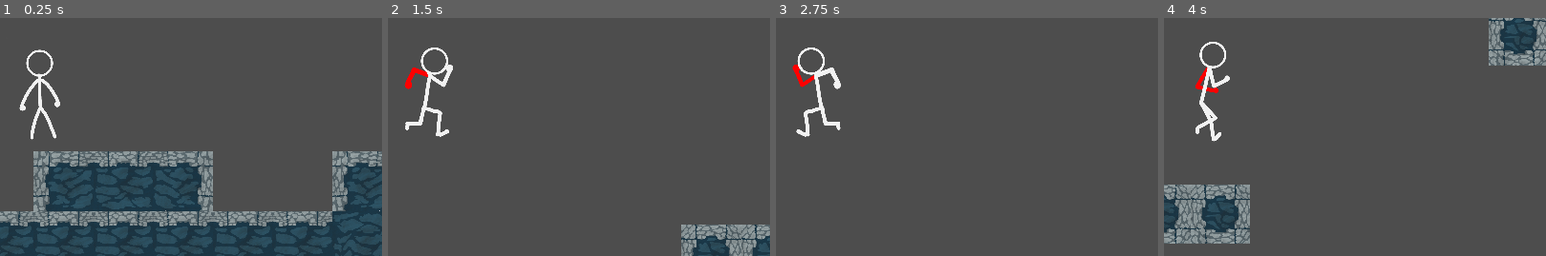
Above: before the commit, frames 1-4 (left to right).
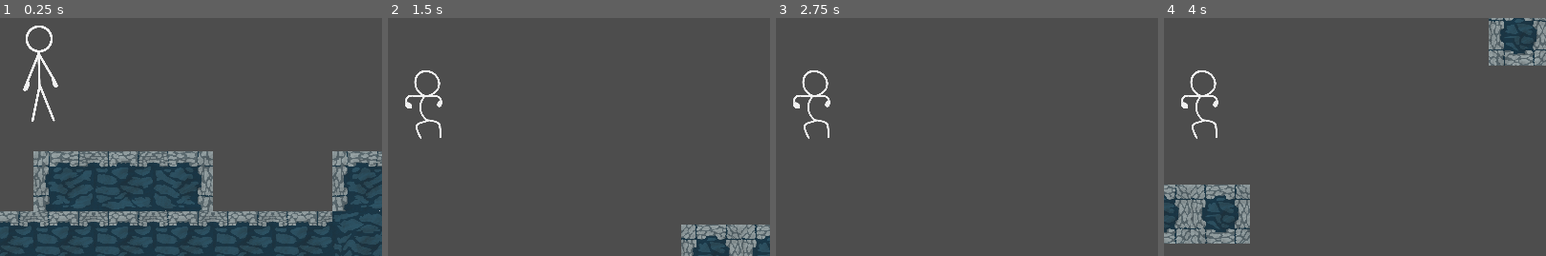
Above: after the commit, the same moments.

Repository: sidsenthilexe/baneful-duality
Game: Godot game, scene res://main/main.tscn
Two runs of this game, one before a commit and one after it. Both use one fixed random seed, a clock stepped at 60 frames per second and the inputs below.
Inputs:
- Up to frame 1 (0.25 s): no input
- Up to frame 2 (1.5 s): hold Right (move_right) from 0.53 s (still down); tap Up (move_up) at 0.6, 0.77, 1.07, 1.35 s
- Up to frame 3 (2.75 s): tap Up (move_up) at 1.52, 1.82, 2.1 s; release Right (move_right) at 2.03 s; hold Left (move_left) from 2.03 s (still down)
- Up to frame 4 (4 s): release Left (move_left) at 2.78 s; hold Right (move_right) from 2.78 s (still down); tap Up (move_up) at 2.85, 3.02, 3.32, 3.6, 3.77 s
The pictures show only the part of the screen within x 44-94%, y 42-92%; the shares and areas given below are measured in that part.

The runs differ from the first frame. In frame 1, 1.4% of the frame differs, in the area x 5-16%, y 3-52%; in frame 2, 1.4%; in frame 3, 1.4%, in the area x 4-17%, y 12-51%; in frame 4, 1.4%.

Commit message:
Add jumping animation

Diff:
--- a/baneful-duality/player/player.gd
+++ b/baneful-duality/player/player.gd
@@ -28,6 +28,7 @@
 	if Input.is_action_just_pressed("move_up") and is_on_floor():
 		velocity.y = JUMP_VELOCITY
 		move_array.append("2")
+		player_animations.play("jumping")
 	if Input.is_action_just_pressed("move_up") and not is_on_floor() and double_jump_count == 0:
 		double_jump_count += 1
 		velocity.y = JUMP_VELOCITY
@@ -46,7 +47,6 @@
 		move_array.append("-1")
 	else:
 		velocity.x = move_toward(velocity.x, 0, SPEED)
-		player_animations.play("idle")
 	if possession_chances > 9900 and possession_chances < 9975:
 		for e in last_moves_array:
 			if e == "1":
@@ -60,4 +60,8 @@
 		move_array.clear()
 		last_moves_array.clear()
 
+	if not is_on_floor():
+		player_animations.play("jumping")
+	if is_on_floor() and velocity.x == 0:
+		player_animations.play("idle")
 	move_and_slide()
--- a/baneful-duality/player/player.tscn
+++ b/baneful-duality/player/player.tscn
@@ -1,11 +1,14 @@
-[gd_scene load_steps=19 format=3 uid="uid://nqay38cb1sw1"]
+[gd_scene load_steps=22 format=3 uid="uid://nqay38cb1sw1"]
 
 [ext_resource type="Script" path="res://player/player.gd" id="1_x6kmk"]
 [ext_resource type="Texture2D" uid="uid://be2xjeeoywcug" path="res://art/Idle1.png" id="2_nkiai"]
 [ext_resource type="Texture2D" uid="uid://rntpbpe8yl1o" path="res://art/Idle2.png" id="3_fl1g5"]
 [ext_resource type="Texture2D" uid="uid://jqvawj6174w3" path="res://art/Idle3.png" id="4_dgjul"]
+[ext_resource type="Texture2D" uid="uid://6euox5tfmeaa" path="res://art/jump1.png" id="5_137yr"]
 [ext_resource type="Texture2D" uid="uid://cven6wg6bai45" path="res://art/Running1.png" id="5_2807j"]
 [ext_resource type="Texture2D" uid="uid://vjqm5vxkvbso" path="res://art/Running2.png" id="6_h7ahx"]
+[ext_resource type="Texture2D" uid="uid://dbrape3a1ytii" path="res://art/jump2.png" id="6_whuch"]
+[ext_resource type="Texture2D" uid="uid://b8h7vshtma6le" path="res://art/jump3.png" id="7_3puf1"]
 [ext_resource type="Texture2D" uid="uid://ddefkqvl6ysjn" path="res://art/Running3.png" id="7_sv4eo"]
 [ext_resource type="Texture2D" uid="uid://dhtbeuh1ic4lg" path="res://art/Running4.png" id="8_cpe6d"]
 [ext_resource type="Texture2D" uid="uid://b7aouxb1uou1q" path="res://art/Running5.png" id="9_rpssu"]
@@ -34,6 +37,20 @@
 }],
 "loop": true,
 "name": &"idle",
+"speed": 5.0
+}, {
+"frames": [{
+"duration": 1.0,
+"texture": ExtResource("5_137yr")
+}, {
+"duration": 1.0,
+"texture": ExtResource("6_whuch")
+}, {
+"duration": 1.0,
+"texture": ExtResource("7_3puf1")
+}],
+"loop": true,
+"name": &"jumping",
 "speed": 5.0
 }, {
 "frames": [{
@@ -93,7 +110,7 @@
 
 [node name="AnimatedSprite2D" type="AnimatedSprite2D" parent="."]
 sprite_frames = SubResource("SpriteFrames_jom1u")
-animation = &"runningleft"
+animation = &"idle"
 autoplay = "idle"
 
 [node name="CollisionShape2D" type="CollisionShape2D" parent="."]
Binary file added: baneful-duality/art/jump1.png
Not shown, added: baneful-duality/art/jump1.png.import
Binary file added: baneful-duality/art/jump2.png
Not shown, added: baneful-duality/art/jump2.png.import
Binary file added: baneful-duality/art/jump3.png
Not shown, added: baneful-duality/art/jump3.png.import
